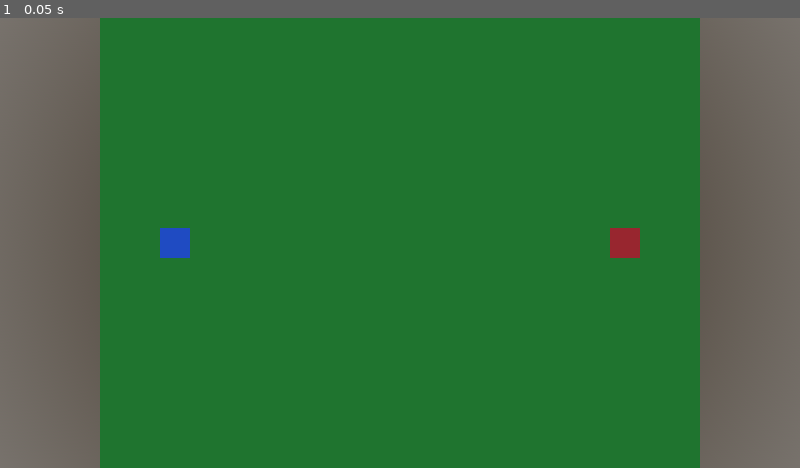
Above: before the commit, frame 1.
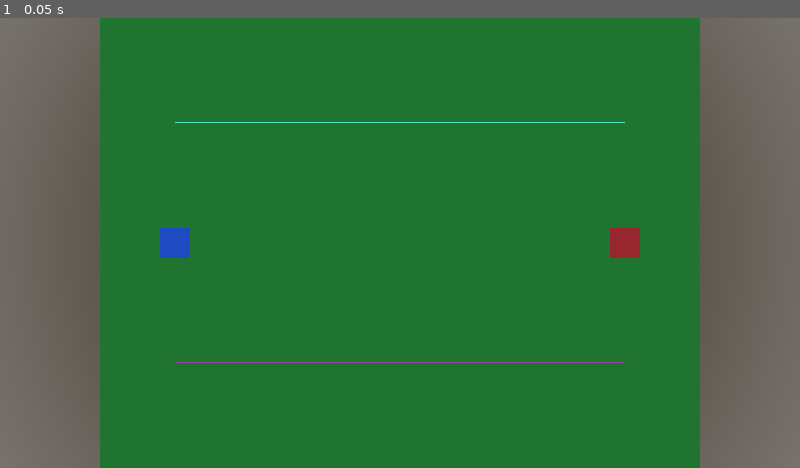
Above: after the commit, the same moment.

Repository: JBones521/generals-td
Game: Godot game, scene res://scenes/levels/level_01.tscn
Same seed, same stepped clock (60 frames per second), same inputs: the game is played once before the commit and once after it.
Inputs:
- Up to frame 1 (0.05 s): no input

The runs differ from the first frame. In frame 1, 0.2% of the frame differs, in the area x 21-79%, y 23-77%.

Commit message:
Add PathData resource, PathVisualizer tool node, and two test paths for level_01

Diff:
--- a/scenes/levels/level_01.tscn
+++ b/scenes/levels/level_01.tscn
@@ -1,4 +1,8 @@
-[gd_scene format=3 uid="uid://ci0uet14qr6ut"]
+[gd_scene load_steps=12 format=3 uid="uid://ci0uet14qr6ut"]
+
+[ext_resource type="Script" path="res://scripts/path_visualizer.gd" id="1_pathvis"]
+[ext_resource type="Resource" path="res://scenes/levels/path_a.tres" id="2_patha"]
+[ext_resource type="Resource" path="res://scenes/levels/path_b.tres" id="3_pathb"]
 
 [sub_resource type="ProceduralSkyMaterial" id="ProceduralSkyMaterial_sky"]
 
@@ -32,6 +36,10 @@
 [node name="WorldEnvironment" type="WorldEnvironment" parent="."]
 environment = SubResource("Environment_main")
 
+[node name="Paths" type="Node3D" parent="."]
+script = ExtResource("1_pathvis")
+paths = Array[PathData]([ExtResource("2_patha"), ExtResource("3_pathb")])
+
 [node name="Ground" type="MeshInstance3D" parent="." unique_id=1114181419]
 mesh = SubResource("PlaneMesh_ground")
 surface_material_override/0 = SubResource("StandardMaterial3D_green")
--- /dev/null
+++ b/scenes/levels/path_a.tres
@@ -0,0 +1,9 @@
+[gd_resource type="Resource" script_class="PathData" load_steps=2 format=3]
+
+[ext_resource type="Script" path="res://scripts/path_data.gd" id="1_pathdata"]
+
+[resource]
+script = ExtResource("1_pathdata")
+path_name = "path_a"
+waypoints = PackedVector3Array(15, 0, -8, 0, 0, -8, -15, 0, -8)
+debug_color = Color(0, 1, 1, 1)
--- /dev/null
+++ b/scenes/levels/path_b.tres
@@ -0,0 +1,9 @@
+[gd_resource type="Resource" script_class="PathData" load_steps=2 format=3]
+
+[ext_resource type="Script" path="res://scripts/path_data.gd" id="1_pathdata"]
+
+[resource]
+script = ExtResource("1_pathdata")
+path_name = "path_b"
+waypoints = PackedVector3Array(15, 0, 8, 0, 0, 8, -15, 0, 8)
+debug_color = Color(1, 0, 1, 1)
--- /dev/null
+++ b/scripts/path_data.gd
@@ -0,0 +1,13 @@
+class_name PathData
+extends Resource
+
+@export var path_name: String = ""
+@export var waypoints: PackedVector3Array = []
+@export var debug_color: Color = Color.YELLOW
+
+
+func get_total_length() -> float:
+	var total: float = 0.0
+	for i in range(1, waypoints.size()):
+		total += waypoints[i - 1].distance_to(waypoints[i])
+	return total
--- /dev/null
+++ b/scripts/path_visualizer.gd
@@ -0,0 +1,55 @@
+@tool
+class_name PathVisualizer
+extends Node3D
+
+@export var paths: Array[PathData] = []:
+	set(value):
+		paths = value
+		if is_inside_tree():
+			_rebuild()
+
+@export var line_height: float = 0.2:
+	set(value):
+		line_height = value
+		if is_inside_tree():
+			_rebuild()
+
+
+func _ready() -> void:
+	_rebuild()
+
+
+func _rebuild() -> void:
+	for child in get_children():
+		if child.has_meta("path_visualizer_owned"):
+			child.queue_free()
+
+	for path in paths:
+		if path == null or path.waypoints.size() < 2:
+			continue
+		_build_line(path)
+
+
+func _build_line(path: PathData) -> void:
+	var mesh_instance := MeshInstance3D.new()
+	mesh_instance.name = "PathLine_" + (path.path_name if path.path_name != "" else "unnamed")
+	mesh_instance.set_meta("path_visualizer_owned", true)
+
+	var immediate_mesh := ImmediateMesh.new()
+	var material := StandardMaterial3D.new()
+	material.shading_mode = BaseMaterial3D.SHADING_MODE_UNSHADED
+	material.albedo_color = path.debug_color
+	material.vertex_color_use_as_albedo = true
+
+	immediate_mesh.surface_begin(Mesh.PRIMITIVE_LINE_STRIP, material)
+	for waypoint in path.waypoints:
+		var p := waypoint
+		p.y += line_height
+		immediate_mesh.surface_set_color(path.debug_color)
+		immediate_mesh.surface_add_vertex(p)
+	immediate_mesh.surface_end()
+
+	mesh_instance.mesh = immediate_mesh
+	add_child(mesh_instance)
+	if Engine.is_editor_hint() and get_tree() != null and get_tree().edited_scene_root != null:
+		mesh_instance.owner = get_tree().edited_scene_root
